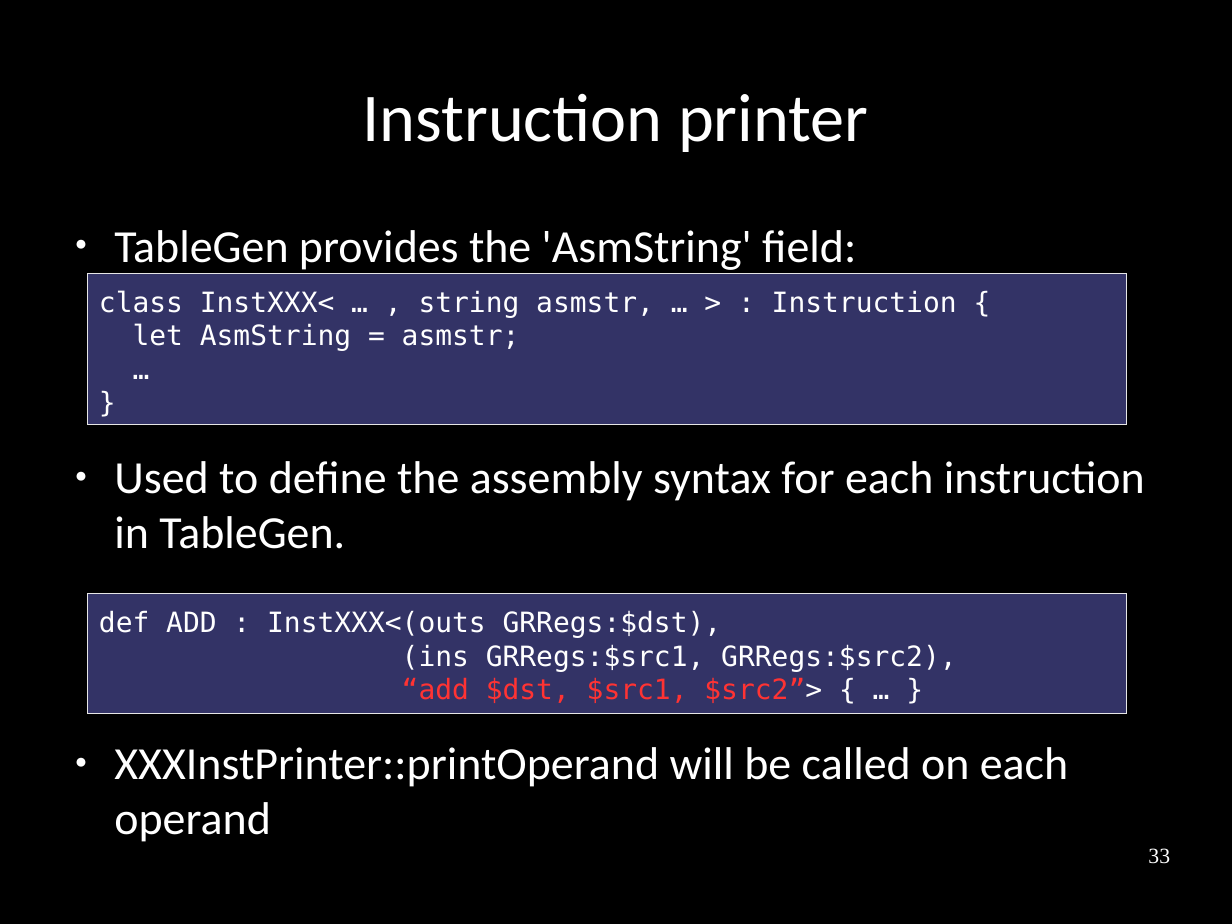
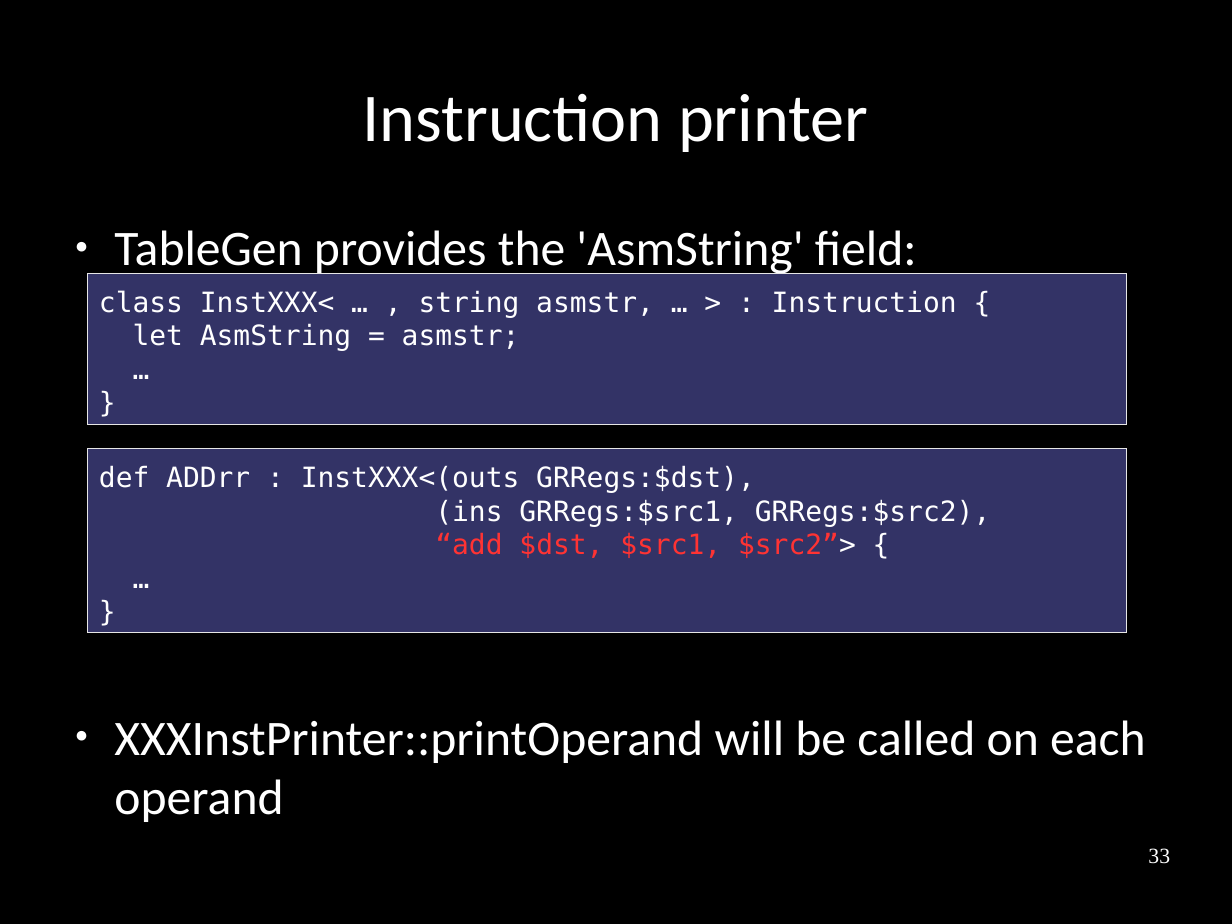
Before and after one commit to frasercrmck/llvm-leg, a slide deck: slide 33 of docs/Codeplay/Slides.odp. Drawn at 1232x924 pixels with LibreOffice and Linux fonts; fonts in the diff are those of the drawing. Boxes give left, top, right and bottom in pixels: in the first picture for what was removed or moved away, otherwise in the second. Text is boxed around its words. In the diff, an @@ line names an element or a change of style, - is before the commit and + after.

Commit message:
Minor slide changes.

```diff
--- a/docs/Codeplay/Slides.odp
+++ b/docs/Codeplay/Slides.odp
@@ text "TableGen provides the 'AsmString' field:" at bbox=[114, 230, 1146, 822]: size 29.6 to 32 pt @@
@@ rectangle "def ADDrr : InstXXX<(outs GRRegs:$dst),": place and size @@
-rectangle "def ADDrr : InstXXX<(outs GRRegs:$dst)," at bbox=[88, 594, 1127, 713]
+rectangle "def ADDrr : InstXXX<(outs GRRegs:$dst)," at bbox=[88, 449, 1127, 634]
@@ text in rectangle at bbox=[99, 465, 755, 493]: text changed @@
-def ADD : InstXXX<(outs GRRegs:$dst),
+def ADDrr : InstXXX<(outs GRRegs:$dst),
@@ text at bbox=[114, 461, 1145, 549]: paragraph removed @@
-● Used to define the assembly syntax for each instruction in TableGen.
@@ text in rectangle at bbox=[435, 532, 856, 558]: text changed @@
-“add $dst, $src1, $src2”> { … }
+“add $dst, $src1, $src2”> {
+…
+}
```
Also in this commit, not shown: 11 other slides changed.
